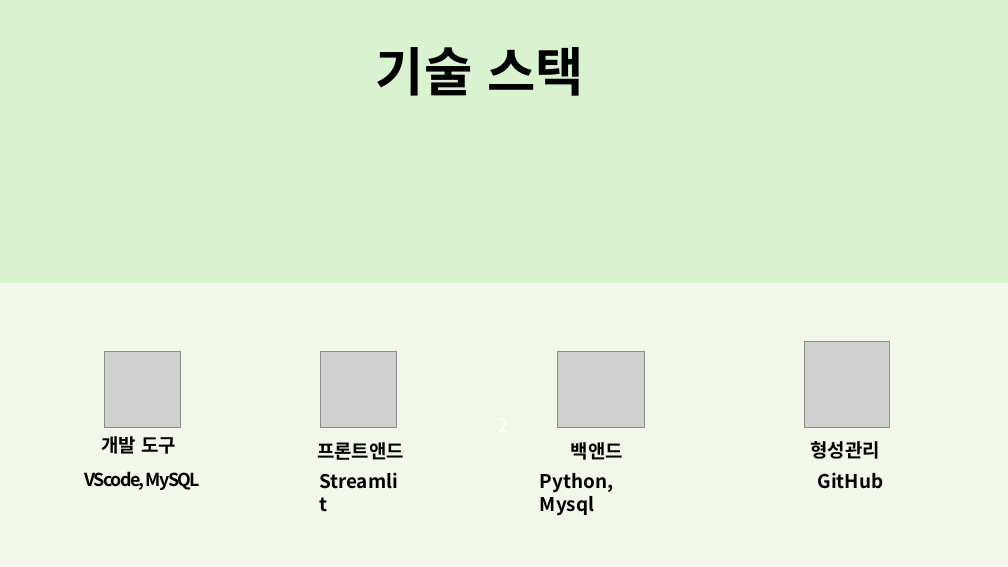
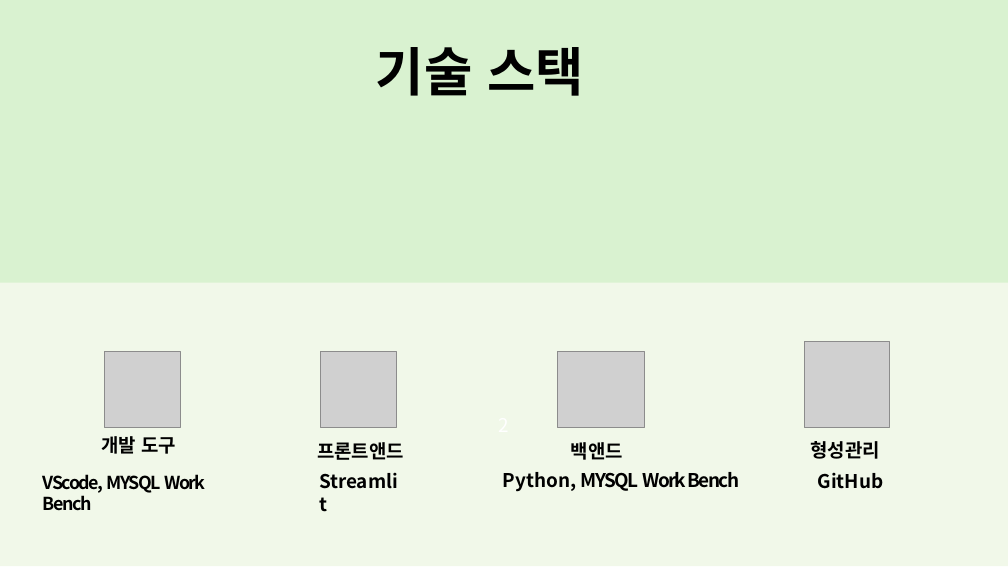
Before and after one commit to SKNETWORKS-FAMILY-AICAMP/SKN20-1ST-5TEAM-, a slide deck: slide 4 of 발표/5조최종최종.pptx. Drawn at 1008x567 pixels with LibreOffice and Linux fonts; fonts in the diff are those of the drawing; grey boxes stand for pictures. Boxes give left, top, right and bottom in pixels: in the first picture for what was removed or moved away, otherwise in the second. Text is boxed around its words. In the diff, an @@ line names an element or a change of style, - is before the commit and + after.

```diff
--- a/발표/5조최종최종.pptx
+++ b/발표/5조최종최종.pptx
@@ text at <box>43,474,205,511</box>: text changed @@
-VScode, MySQL
+VScode, MYSQL Work Bench
@@ text at <box>503,472,740,492</box>: text changed @@
-Python, Mysql
+Python, MYSQL Work Bench
```
Also in this commit, not shown: 6 other slides changed, 1 slide removed.
